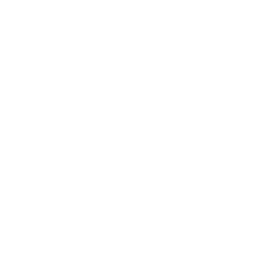
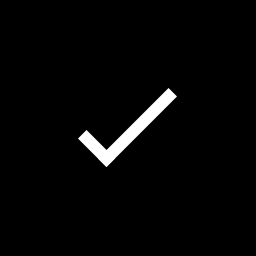
Layered file, before and after one edit (256 x 256). Changes by layer:
added layer "Rectangle 2" above "Rectangle 1" over [78,130,115,167]
added layer "Rectangle 1" above "Forme 4" over [98,88,177,167]
hid "Forme 4" over [52,69,203,188]
showed "Arrière-plan" over [0,0,256,256]
